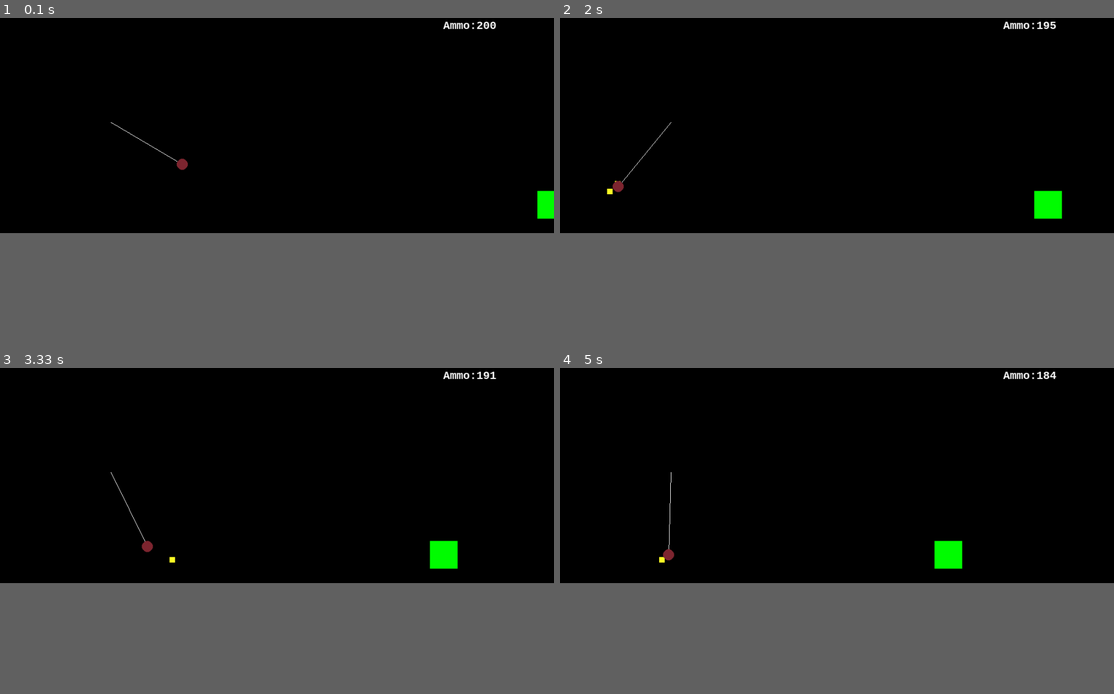
Above: before the commit, frames 1-4 (two rows, left to right).
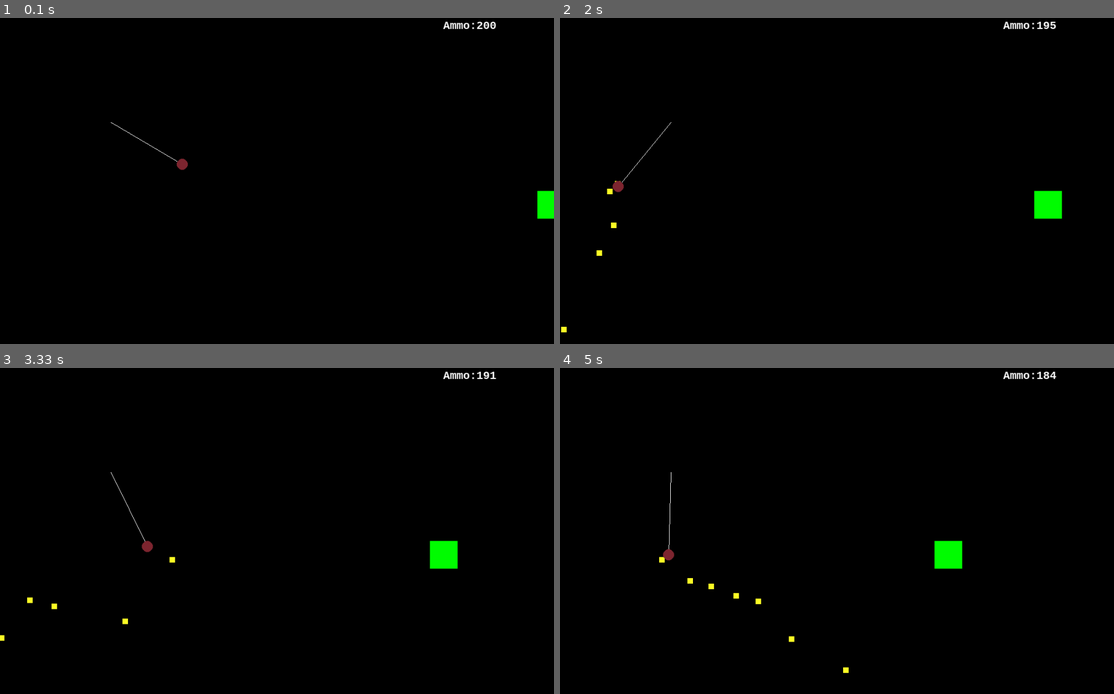
Above: after the commit, the same moments.

Repository: donfuge/pendulum
Game: pygame game, started from pygame_pendulum.py
The game is run twice, just before and just after one commit, with the same random seed, the same clock (stepped at 60 frames per second) and the same inputs.
Inputs:
- Up to frame 1 (0.1 s): no input
- Up to frame 2 (2 s): hold Right 0.33-0.8 s; hold Right 0.83-1.3 s; tap Space at 0.9, 1.2, 1.4, 1.7, 1.97 s; hold Left 1.33-1.87 s; hold Left from 1.9 s (still down)
- Up to frame 3 (3.33 s): tap Space at 2.27, 2.4, 2.7, 3.07 s; release Left at 2.3 s; hold Right 2.33-2.97 s; hold Left from 3 s (still down)
- Up to frame 4 (5 s): tap Space at 3.37, 3.57, 3.87, 4.07, 4.37, 4.57, 4.87 s; release Left at 3.47 s; hold Right 3.5-3.97 s; hold Right 4-4.47 s; hold Left from 4.5 s (still down)
In our replay, the window is 900x360 before the commit and 900x540 after it. These sizes can differ from the game's own. Grey fills any space a smaller window leaves; there, only what the larger window draws over its background counts as a difference.

The runs differ from the first frame. In frame 1, only the window size differs. In frame 2, less than 0.1% of the frame differs, in the area x 0-11%, y 62-97%; in frame 3, less than 0.1%; in frame 4, 0.1%, in the area x 23-53%, y 64-94%.

Commit message:
new screen size

Diff:
--- a/pygame_pendulum.py
+++ b/pygame_pendulum.py
@@ -292,4 +292,4 @@
 if __name__ == '__main__':
 
     # call with width of window and fps
-    PygView(WIDTH, 400, fps=60).run()
+    PygView(WIDTH, 600, fps=60).run()
